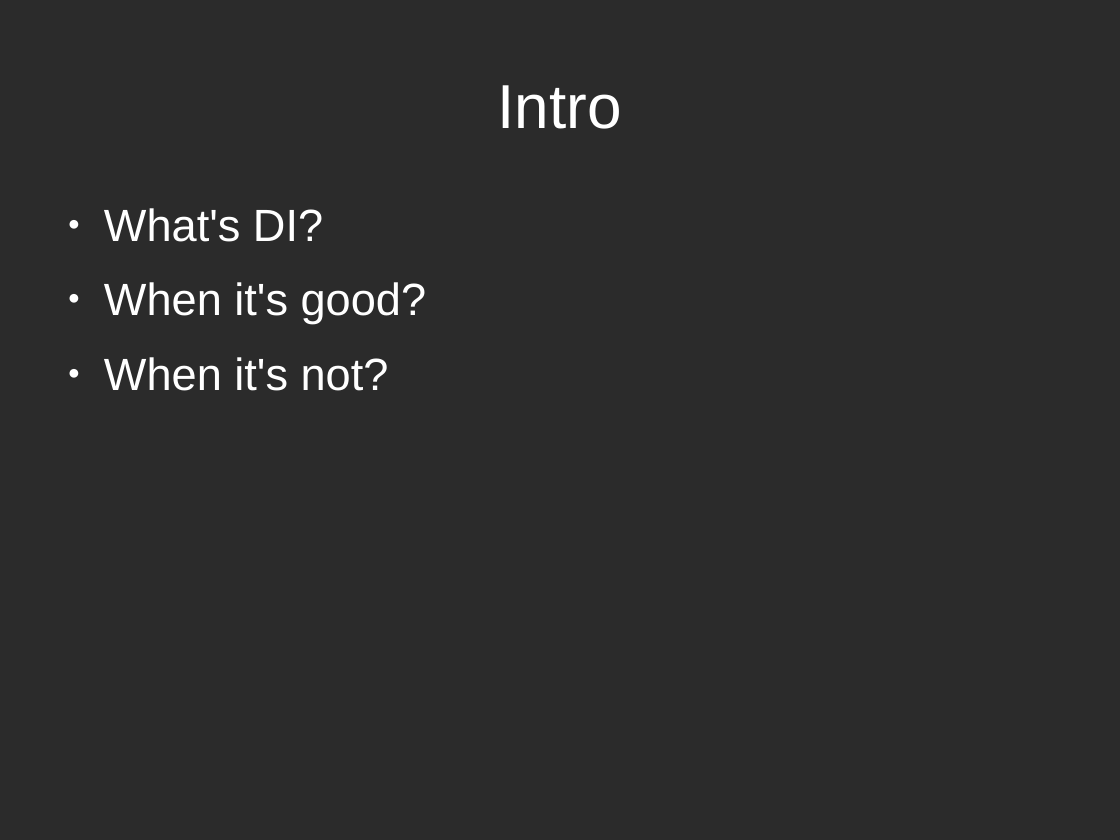
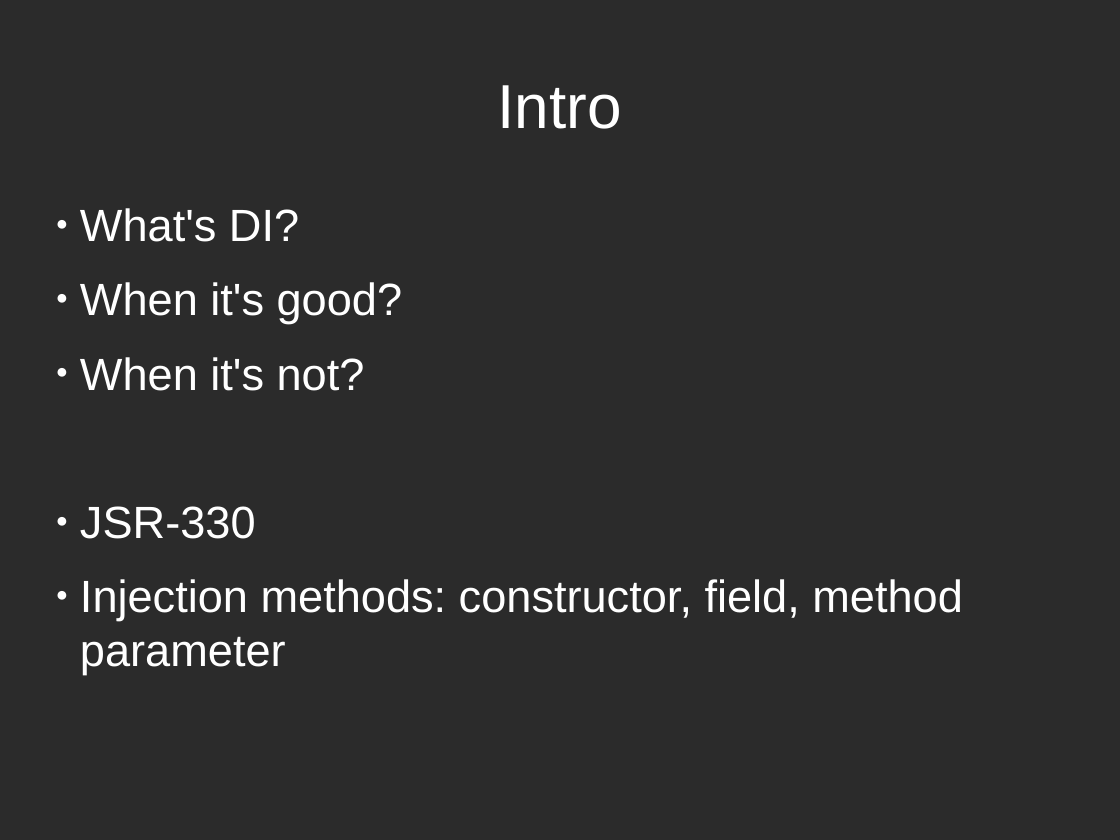
Before and after one commit to INRIX-Iurii-Okhmat/BrownBags, a slide deck: slide 3 of Presentation/Slides.odp. Drawn at 1120x840 pixels with LibreOffice and Linux fonts; fonts in the diff are those of the drawing; background and template pictures are left out; a plain dark background stands for a picture behind light text. Boxes give left, top, right and bottom in pixels: in the first picture for what was removed or moved away, otherwise in the second. Text is boxed around its words. In the diff, an @@ line names an element or a change of style, - is before the commit and + after.

```diff
--- a/Presentation/Slides.odp
+++ b/Presentation/Slides.odp
@@ text at (80,208,403,391): indent changed @@
@@ text at (80,506,963,675): paragraphs added @@
+● JSR-330
+● Injection methods: constructor, field, method parameter
```
Also in this commit, not shown: 1 other slide changed, 1 slide added, 2 slides removed, 16 other files.
